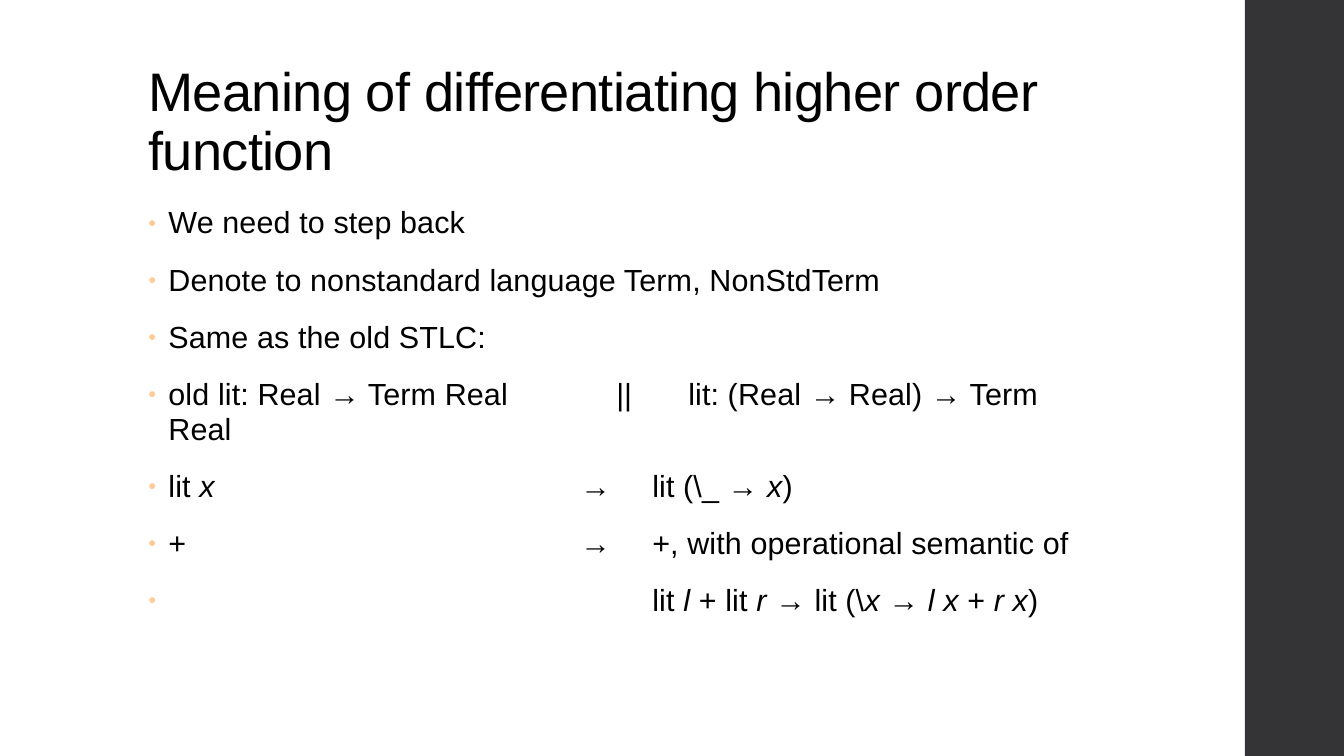
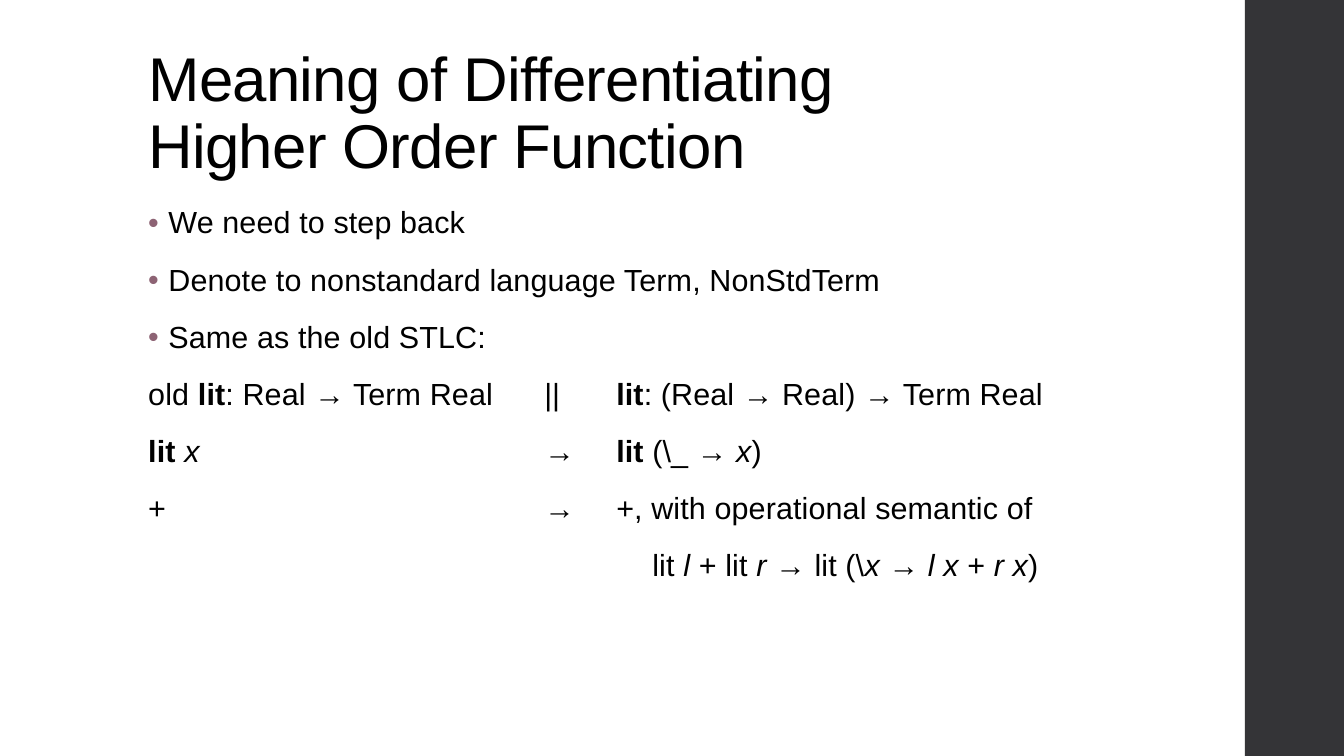
Before and after one commit to ThoughtWorksInc/DeepDarkFantasy, a slide deck: slide 36 of Talk.pptx. Drawn at 1344x756 pixels with LibreOffice and Linux fonts; fonts in the diff are those of the drawing. Boxes give left, top, right and bottom in pixels: in the first picture for what was removed or moved away, otherwise in the second. Text is boxed around its words. In the diff, an @@ line names an element or a change of style, - is before the commit and + after.

```diff
--- a/Talk.pptx
+++ b/Talk.pptx
@@ title at (148, 56, 833, 180): text changed; size 42.7 to 48.6 pt @@
-Meaning of differentiating higher order function
+Meaning of Differentiating
+Higher Order Function
@@ text "We need to step back" at (148, 211, 1043, 582): bold on in "lit: lit:", "lit lit"; bullet ● to •; bullet colour #FFCC99 to #8D6374; bullet ● to none @@
```
Also in this commit, not shown: 38 other slides changed.
